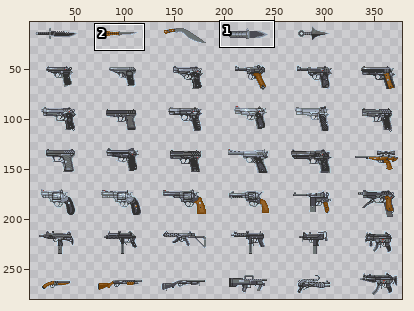
Sprite sheet: FPS_CSG/Assets/resources/art/weapons/SPR_ALL_WEAPONS.png. Above, an overview of the earlier version with the close-up marked.
Close-up. The starting point:
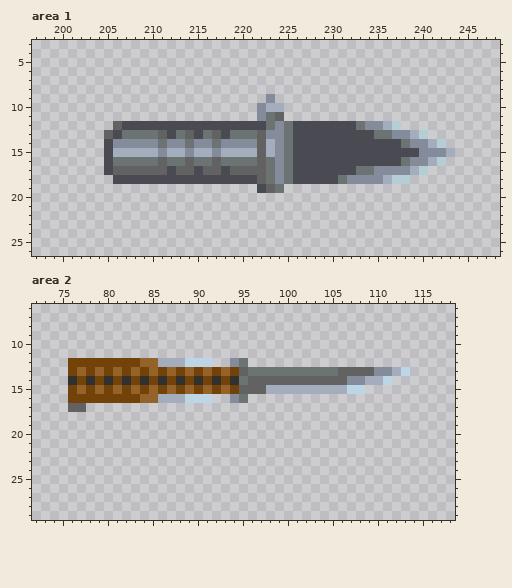
The file is 384x464 pixels. Shown: area 1: x 197..248, y 3..26; area 2: x 72..118, y 6..29. The wide view leaves out empty margins. The commit also changed other parts of the picture, which this record leaves out.
After:
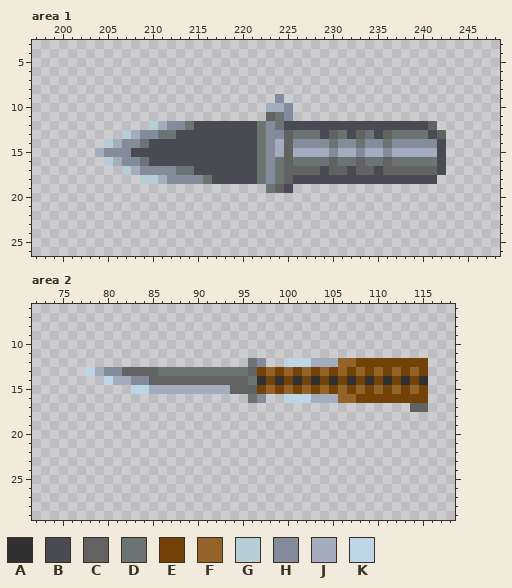
Palette (. is transparent): A #313131  B #4a4a52  C #626262  D #6b7373  E #734208  F #946329  G #b5ced6  H #848c9c  J #a4adbd  K #bdd6e7
From old to new:
Changed rows in their new state; - is an unchanged pixel.
Area 1:
first column x 204:
 9 -------------------.H-------------------
10 ------------------.--H------------------
11 ------------------.CDH------------------
12 --....GJHHD-------DHDB-------BBBBBBBBC--
13 -..GJHHDDBB-BB-BBBD--CDDD-CD-CDBCDDDDBC-
14 -GJ--DBBBBBBBBBBBBDHJCHHHHDHHDHHDHH--HB-
15 JHHHBBBBBBBBBBBBBBDHJCJJJJHJJHJJHJJJJJB.
16 -GJHH-BBBBBBBBBBBBDHDCDDDDCDDCDDCD-DDDB-
17 -..GJHHHHDD-BB-BBBDHDCCCC-CC-CCBCCCCCCB-
18 --...GGJHHHHD-----DHDC-----BBBBBBBBBBB--
19 ------------------.DCB------------------
Area 2:
first column x 76:
12 ................--..DH--KKKJJJFFEEEEEEEE
13 ..KJHHCCCCDDDDDDDDDDCEFEFEFEFEFEFEFEFEFE
14 ....KJJHHCCCCCCCCCCCDAEAEAEAEAEAEAEAEAEA
15 .......KKJJJJJJJJJC--EFEFEFEFEFEFEFEFEFE
16 ................--..DH--KKKJJJFFEEEEEEEE
17 ..------------------------------------CC
Where, in picture pixels (left, top, right, bottom), the same in both close-ups:
changed: (95, 94, 455, 193)
changed: (68, 358, 428, 412)
